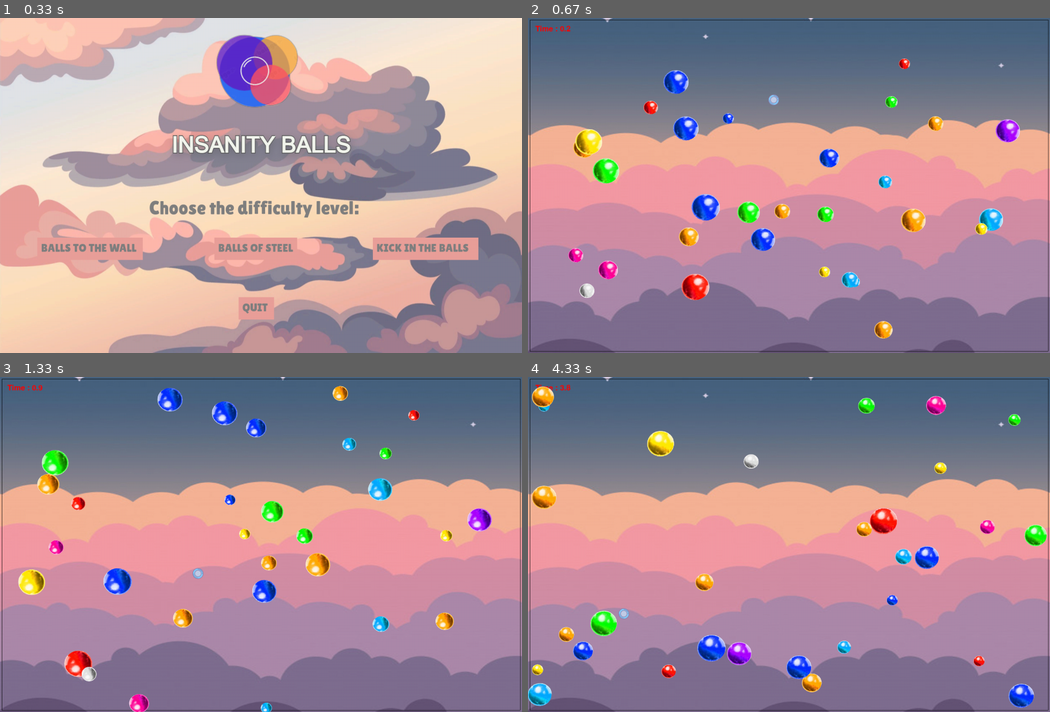
Above: before the commit, frames 1-4 (two rows, left to right).
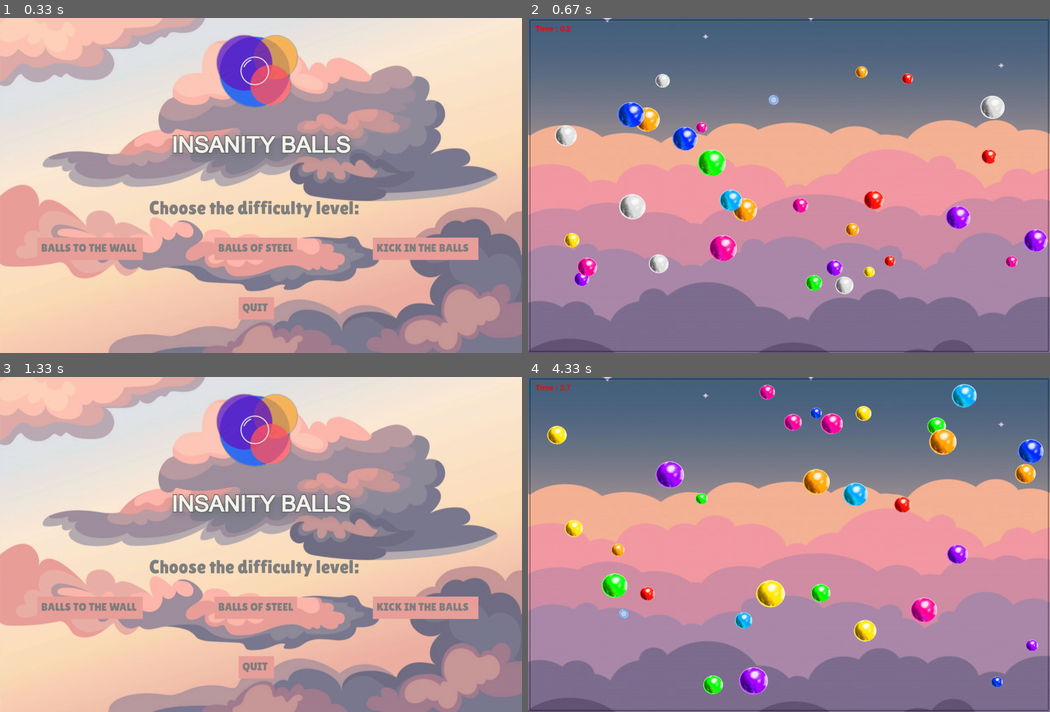
Above: after the commit, the same moments.

Repository: RenatPshukov/RAK_pygame_project2
Game: pygame game, started from main.py
Same seed, same stepped clock (60 frames per second), same inputs: the game is played once before the commit and once after it.
Inputs (mouse positions are in pixels of both pictures, inside the frame that each line leads up to):
- Up to frame 1 (0.33 s): no input
- Up to frame 2 (0.67 s): press the mouse at (783, 249) at 0.37 s; move the mouse to (773, 172) at 0.47 s; release the mouse at (768, 95) at 0.6 s
- Up to frame 3 (1.33 s): press the mouse at (255, 608) at 0.7 s; move the mouse to (172, 517) at 0.8 s; release the mouse at (88, 427) at 0.93 s; hold Esc from 1 s (still down); click (193, 567) at 1.08 s
- Up to frame 4 (4.33 s): release Esc at 1.47 s; press the mouse at (616, 608) at 1.53 s; move the mouse to (679, 634) at 1.63 s; release the mouse at (742, 661) at 1.77 s; press the mouse at (616, 608) at 1.87 s; move the mouse to (658, 524) at 1.97 s; release the mouse at (695, 440) at 2.1 s; press the mouse at (616, 608) at 2.2 s; move the mouse to (705, 638) at 2.3 s; release the mouse at (794, 668) at 2.43 s; press the mouse at (616, 608) at 2.53 s; move the mouse to (642, 638) at 2.63 s; release the mouse at (663, 671) at 2.77 s; press the mouse at (616, 608) at 2.87 s; move the mouse to (606, 557) at 2.97 s; release the mouse at (595, 511) at 3.1 s; press the mouse at (616, 608) at 3.2 s; move the mouse to (637, 591) at 3.3 s; release the mouse at (653, 578) at 3.43 s; press the mouse at (616, 608) at 3.53 s; move the mouse to (689, 628) at 3.63 s; release the mouse at (757, 648) at 3.77 s; press the mouse at (616, 608) at 3.87 s; move the mouse to (642, 514) at 3.97 s; release the mouse at (668, 420) at 4.1 s; press the mouse at (616, 608) at 4.2 s; move the mouse to (747, 578) at 4.3 s

Frame 1 is identical in both runs. In frame 2, 9.4% of the frame differs, in the area x 5-100%, y 12-96%; in frame 3, 93%, in the area x 0-100%, y 0-100%; in frame 4, 11%.

Commit message:
Вынес переменные с анимацией за границу класса, сделав эти переменные статичными, сделал бинды на Enter и Esc, позволяющие сыграть снова или выйти в меню соответственно. Так же я перенёс некоторые строчки кода, сделал их ребут в цикле при нажатии на Enter после окончания игры. Так же подправил комментарии и убрал долгую загрузку анимации.

Diff:
--- a/main.py
+++ b/main.py
@@ -49,12 +49,22 @@
     return image
 
 
-# флаг цикла игры
-running = True
-# переменная времени (секунды)
-time_str = 0
-# переменная для подсчёта числа кадров в анимации
-img_counter = 0
+RED_BALL, BLUE_BALL, DARKBLUE_BALL, GREEN_BALL, ORANGE_BALL, PINK_BALL, PURPLE_BALL, WHITE_BALL, YELLOW_BALL = \
+            [], [], [], [], [], [], [], [], []
+# импорт анимации
+for num in range(24):
+    RED_BALL.append(load_image(f"red_balls\\red{num}.png"))
+    BLUE_BALL.append(load_image(f"blue_balls\\blue{num}.png"))
+    DARKBLUE_BALL.append(load_image(f"darkblue_balls\\darkblue{num}.png"))
+    GREEN_BALL.append(load_image(f"green_balls\\green{num}.png"))
+    ORANGE_BALL.append(load_image(f"orange_balls\\orange{num}.png"))
+    PINK_BALL.append(load_image(f"pink_balls\\pink{num}.png"))
+    PURPLE_BALL.append(load_image(f"purple_balls\\purple{num}.png"))
+    WHITE_BALL.append(load_image(f"white_balls\\white{num}.png"))
+    YELLOW_BALL.append(load_image(f"yellow_balls\\yellow{num}.png"))
+# список со спрайтами шаров
+SPRITE_LIST = [RED_BALL, BLUE_BALL, DARKBLUE_BALL, GREEN_BALL, ORANGE_BALL, PINK_BALL, PURPLE_BALL, WHITE_BALL,
+               YELLOW_BALL]
 
 
 # TODO функция вывода текста на экран игры
@@ -104,29 +114,12 @@
         global img_counter
         self.x = x
         self.y = y
-        self.radius = radius
         # НЕОБХОДИМО вызвать конструктор родительского класса Sprite
         # импортируем спрайты шаров из папки data, устанавливая им размер radius
-        red_ball, blue_ball, dark_blue_ball, green_ball, orange_ball, pink_ball, purple_ball, white_ball, yellow_ball = \
-            [], [], [], [], [], [], [], [], []
-        for num in range(24):
-            red_ball.append(pygame.transform.scale(load_image(f"red_balls\\red{num}.png"), (radius, radius)))
-            blue_ball.append(pygame.transform.scale(load_image(f"blue_balls\\blue{num}.png"), (radius, radius)))
-            dark_blue_ball.append(
-                pygame.transform.scale(load_image(f"darkblue_balls\\darkblue{num}.png"), (radius, radius)))
-            green_ball.append(pygame.transform.scale(load_image(f"green_balls\\green{num}.png"), (radius, radius)))
-            orange_ball.append(pygame.transform.scale(load_image(f"orange_balls\\orange{num}.png"), (radius, radius)))
-            pink_ball.append(pygame.transform.scale(load_image(f"pink_balls\\pink{num}.png"), (radius, radius)))
-            purple_ball.append(pygame.transform.scale(load_image(f"purple_balls\\purple{num}.png"), (radius, radius)))
-            white_ball.append(pygame.transform.scale(load_image(f"white_balls\\white{num}.png"), (radius, radius)))
-            yellow_ball.append(pygame.transform.scale(load_image(f"yellow_balls\\yellow{num}.png"), (radius, radius)))
-        # список с спрайтами шаров
-        sprite_list = [red_ball, blue_ball, dark_blue_ball, green_ball, orange_ball, pink_ball, purple_ball, white_ball,
-                       yellow_ball]
+
         super().__init__(group)
-
         # выбираем один случайный спрайт из списка
-        self.selected_sprite = choice(sprite_list)
+        self.selected_sprite = [pygame.transform.scale(i, (radius, radius)) for i in choice(SPRITE_LIST)]
         # указываем случайное направления движения и скорость по осям
         self.vx = randint(-13, 13)
         self.vy = randint(-13, 13)
@@ -136,11 +129,12 @@
         while self.vy == 0:
             self.vy = randint(-13, 13)
         # создаём объект шара
-        self.rect = pygame.Rect(self.x, self.y, self.radius, self.radius)
+        self.rect = pygame.Rect(self.x, self.y, radius, radius)
 
     # функция взаимодествия (столкновение и рикошет) шаров и границ
     def update(self):
         global img_counter
+        # проверка, были ли использованы все спрайты
         if img_counter == 1150:
             img_counter = 0
         # создаём объект шара
@@ -154,6 +148,7 @@
         # если шар соприкоснулся с вертикальной границей, то изменяем его направление на противоположное
         if pygame.sprite.spritecollideany(self, vertical_borders):
             self.vx = -self.vx
+        # на один шаг ближе к новому спрайту
         img_counter += 1
 
 
@@ -169,7 +164,7 @@
         pygame.mouse.set_visible(False)
 
 
-# TODO функцию показа системного курсора
+# TODO функция показа системного курсора
 def mouse_visible():
     pygame.mouse.set_visible(True)
 
@@ -192,7 +187,7 @@
             self.rect = pygame.Rect(x1, y1, x2 - x1, 1)
 
 
-# TODO конпка
+# TODO класс кнопка
 class Button:
     def __init__(self, width, height, font):
         # высота
@@ -216,8 +211,8 @@
         # если курсор наведён на кнопку, то устанавливаем активный цвет
         if x < mouse[0] < x + self.width and y < mouse[1] < y + self.height:
             pygame.draw.rect(screen, self.active_color, (x, y, self.width, self.height))
-            # если кнопка нажата и действие не None, то проверяем является ли действие выходу из игры
-            # если да, то выходим из игры, иначе воплняем другое действие.
+            ''' если кнопка нажата и действие не None, то проверяем является ли действие выходу из игры
+                если да, то выходим из игры, иначе выполняем другое действие. '''
             if click[0] == 1 and action is not None:
                 if action == quit:
                     pygame.quit()
@@ -241,58 +236,30 @@
             return True
 
 
-# TODO функция запроса на повтор или выход из игры
+# TODO функция запроса на повтор, выход в меню или выход из игры
 def game_over():
-    print('-')
     # флаг прекращение
     termination = True
-    # цикл ...
+    # цикл, в период которого игрок решает, играть ему снова, выйти в меню или же закрыть игру
     while termination:
         # ожидание закрытия окна:
         for event in pygame.event.get():
             if event.type == pygame.QUIT:
                 pygame.quit()
                 quit()
-
-    # нажата клавиша
-    keys = pygame.key.get_pressed()
-    # если нажат enter, то возвращаем True
-    if keys[pygame.K_RETURN]:
-        print('-')
-        return True
-    # если нажат escape то возвращаем False
-    if keys[pygame.K_ESCAPE]:
-        print('+')
-        return False
+        # нажата клавиша
+        keys = pygame.key.get_pressed()
+        # если нажат enter, то возвращаем True
+        if keys[pygame.K_RETURN]:
+            return True
+        # если нажат escape то возвращаем False
+        if keys[pygame.K_ESCAPE]:
+            return False
 
     # обновляем экран
     pygame.display.update()
     # устанавливаем 15 fps
     clock.tick(15)
-
-
-# группы спрайтов, содержащие горизонтальные и вертикальные границы
-horizontal_borders = pygame.sprite.Group()
-vertical_borders = pygame.sprite.Group()
-
-# группа, содержащая все спрайты
-all_sprites = pygame.sprite.Group()
-
-# группа, содержащая спрайт игрока(курсора)
-trigger = pygame.sprite.Group()
-
-# создаём границы
-Border(5, 5, WIDTH - 5, 5)
-Border(5, HEIGHT - 5, WIDTH - 5, HEIGHT - 5)
-Border(5, 5, 5, HEIGHT - 5)
-Border(WIDTH - 5, 5, WIDTH - 5, HEIGHT - 5)
-
-# создаём шары
-for i in range(30):
-    Ball(all_sprites, randint(30, 80), randint(100, 1300), randint(100, 800))
-
-# создаём игрока(курсор)
-cursor = Cursor(trigger)
 
 
 # TODO функция меню игры
@@ -319,7 +286,7 @@
 
         # отрисовываем задний фон
         screen.blit(menu_background, (0, 0))
-        # отрисовываем надпись выбора уровня сожности
+        # отрисовываем надпись выбора уровня сложности
         print_text('Choose the difficulty level:', 400, 480, (128, 128, 128), 50)
         # отрисовываем все кнопки
         lvl1_btn.draw(100, 590, 'BALLS TO THE WALL', start_game)
@@ -396,13 +363,72 @@
 
 # TODO главный цикл игры
 def start_game():
-    while main_runner():
-        pass
-
-
+    global running
+    global time_str
+    global img_counter
+    global all_sprites
+    global trigger
+    global cursor
+    global horizontal_borders
+    global vertical_borders
+
+    while True:
+        running = True
+        # переменная времени (секунды)
+        time_str = 0
+        # переменная для подсчёта числа кадров в анимации
+        img_counter = 0
+        # группа, содержащая все спрайты
+        all_sprites = pygame.sprite.Group()
+
+        # группа, содержащая спрайт игрока(курсора)
+        trigger = pygame.sprite.Group()
+
+        # создаём шары
+        for i in range(30):
+            Ball(all_sprites, randint(30, 80), randint(100, 1300), randint(100, 800))
+
+        # создаём игрока(курсор)
+        cursor = Cursor(trigger)
+        # группы спрайтов, содержащие горизонтальные и вертикальные границы
+        horizontal_borders = pygame.sprite.Group()
+        vertical_borders = pygame.sprite.Group()
+
+        # создаём границы
+        Border(5, 5, WIDTH - 5, 5)
+        Border(5, HEIGHT - 5, WIDTH - 5, HEIGHT - 5)
+        Border(5, 5, 5, HEIGHT - 5)
+        Border(WIDTH - 5, 5, WIDTH - 5, HEIGHT - 5)
+        if not main_runner():
+            show_menu()
+
+
+# флаг цикла игры
+running = True
+# переменная времени (секунды)
+time_str = 0
+# переменная для подсчёта числа кадров в анимации
+img_counter = 0
+# группа, содержащая все спрайты
+all_sprites = pygame.sprite.Group()
+
+# группа, содержащая спрайт игрока(курсора)
+trigger = pygame.sprite.Group()
+
+# создаём шары
+for i in range(30):
+    Ball(all_sprites, randint(30, 80), randint(100, 1300), randint(100, 800))
+
+# создаём игрока(курсор)
+cursor = Cursor(trigger)
+# группы спрайтов, содержащие горизонтальные и вертикальные границы
+horizontal_borders = pygame.sprite.Group()
+vertical_borders = pygame.sprite.Group()
+
+# создаём границы
+Border(5, 5, WIDTH - 5, 5)
+Border(5, HEIGHT - 5, WIDTH - 5, HEIGHT - 5)
+Border(5, 5, 5, HEIGHT - 5)
+Border(WIDTH - 5, 5, WIDTH - 5, HEIGHT - 5)
 # вызываем функцию показа меню
 show_menu()
-
-# выход
-pygame.quit()
-quit()
